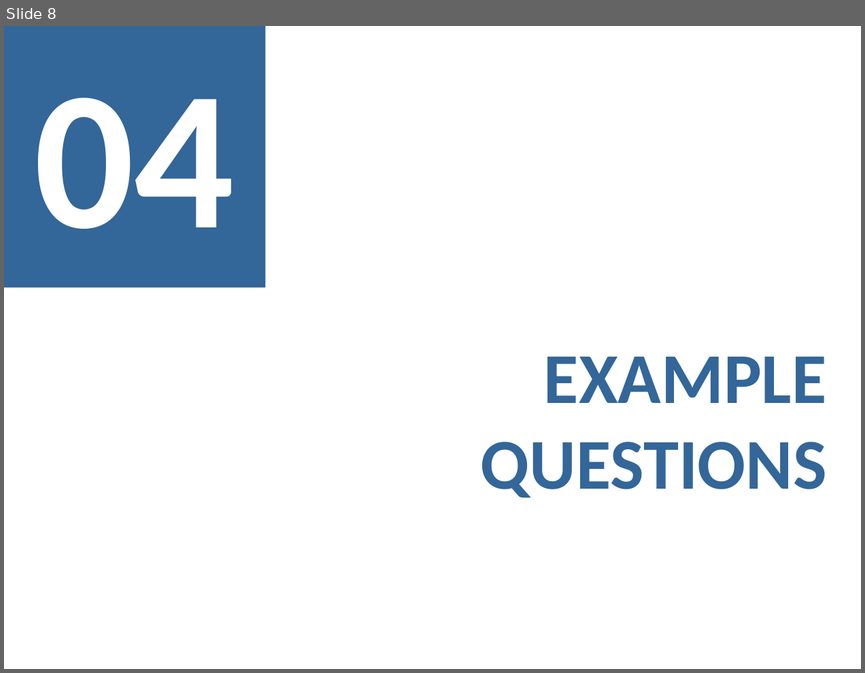
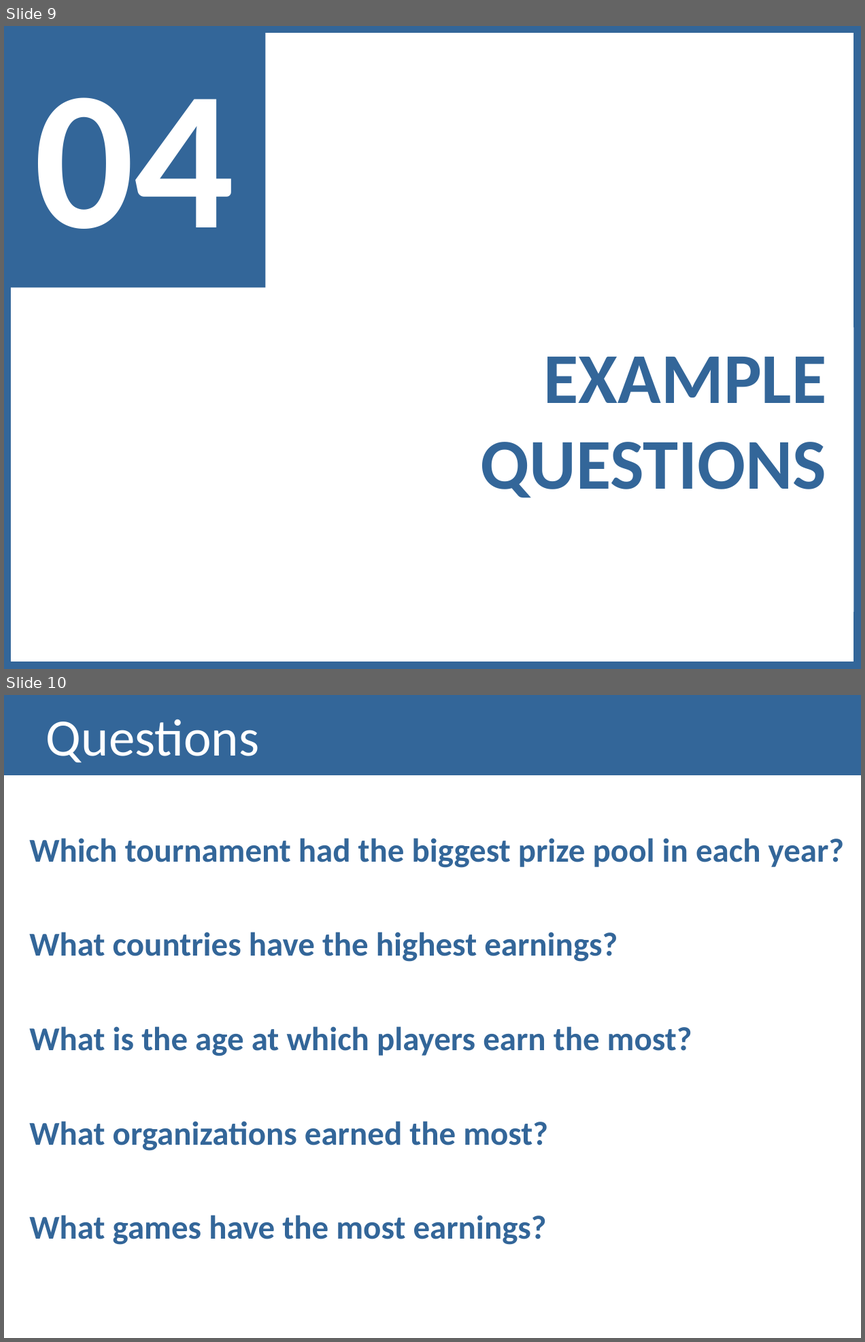
Before and after one commit to lucasrafael98/IV1819-esports, a slide deck: Documentation/Checkpoint I - Presentation.pptx. Shown one above the other, each under a label of ours: slide 8 before the commit, slides 9 and 10 after it. The pictures are 865x673 and 865x1342 pixels, drawn with LibreOffice and Linux fonts; fonts in the diff are those of the drawing. Boxes give left, top, right and bottom in pixels: in the first picture for what was removed or moved away, otherwise in the second. Text is boxed around its words. In the diff, an @@ line names an element or a change of style, - is before the commit and + after.

```diff
--- a/Documentation/Checkpoint I - Presentation.pptx
+++ b/Documentation/Checkpoint I - Presentation.pptx
@@ slide 10 added at (4, 695, 861, 1338), background #FFFFFF @@
@@ rectangle added at (4, 695, 861, 775), fill #336699, 44 pt, text #FFFFFF @@
+Questions
@@ text added at (29, 838, 844, 1244), 28 pt, text #336699, bold @@
+Which tournament had the biggest prize pool in each year?
+What countries have the highest earnings?
+What is the age at which players earn the most?
+What organizations earned the most?
+What games have the most earnings?
@@ what was slide 8 is now slide 9 @@
@@ slide 9 changed as well @@
@@ rectangle added at (4, 26, 861, 669), outline #336699 11.99 pt @@
```
Also in this commit, not shown: 8 other slides changed, 2 other slides added, 2 slides removed, 1 other file.
